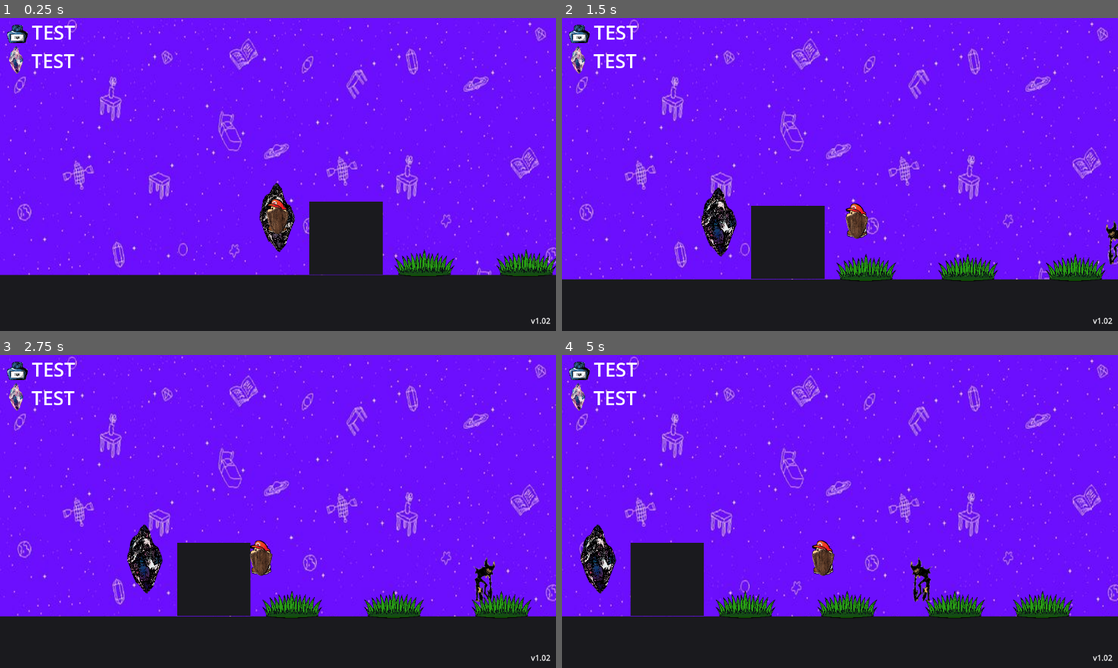
Above: before the commit, frames 1-4 (two rows, left to right).
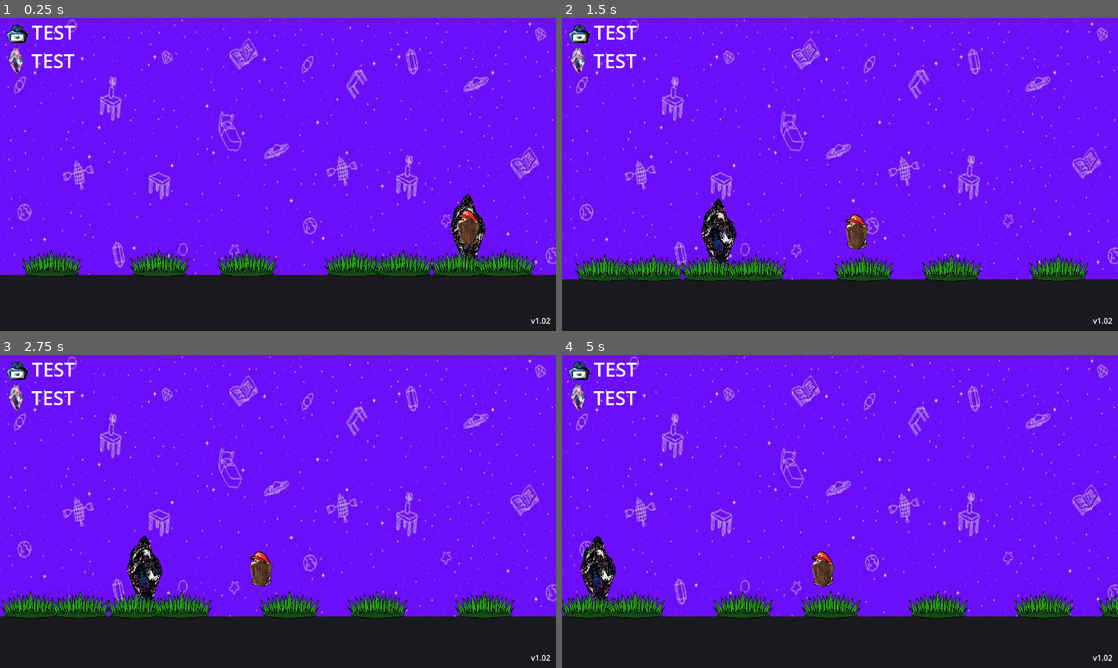
Above: after the commit, the same moments.

Repository: Jontaybr24/ShardsOfEikyo
Game: Godot game, scene res://Scenes/Levels/laborotory.tscn
The game is run twice, just before and just after one commit, with the same random seed, the same clock (stepped at 60 frames per second) and the same inputs. Sound files missing from this copy of the repository are replaced by a short silence.
Inputs:
- Up to frame 1 (0.25 s): no input
- Up to frame 2 (1.5 s): tap Enter (confirm) at 0.5 s; hold Shift (dash) 0.53-1.28 s; hold Right (right) from 0.53 s (still down); tap Space (jump) at 0.77, 0.8, 1.07, 1.35 s
- Up to frame 3 (2.75 s): tap Space (jump) at 1.52, 1.82, 2.3 s; tap Shift (dash) at 1.55 s; release Right (right) at 2.03 s; hold Left (left) from 2.03 s (still down); hold A (attack) from 2.03 s (still down)
- Up to frame 4 (5 s): release Left (left) at 2.78 s; release A (attack) at 2.78 s; hold Right (right) 2.78-4.28 s; tap D (block) at 2.85 s; tap Space (jump) at 3.02, 3.32, 3.77, 3.8, 4.07, 4.52, 4.82 s; tap Shift (dash) at 3.05, 4.55 s; hold C (channel_hold) 3.53-4.28 s; hold Left (left) from 4.28 s (still down); tap Enter (confirm) at 4.35 s

The runs differ from the first frame. In frame 1, 8.2% of the frame differs, in the area x 3-100%, y 52-83%; in frame 2, 8.2%; in frame 3, 8.3%, in the area x 0-96%, y 54-84%; in frame 4, 7.8%.
Error in both runs: Invalid access to property or key 'ELEMENTS' on a base object of type 'Nil'. (res://Scripts/naiko.gd:17)

Commit message:
fixed minor issues regarding movement changes

Diff:
--- a/Scenes/Levels/laborotory.tscn
+++ b/Scenes/Levels/laborotory.tscn
@@ -101,16 +101,16 @@
 
 [node name="Wave Manager" type="Node" parent="." unique_id=352595696 node_paths=PackedStringArray("default")]
 script = ExtResource("16_d4lni")
-default = NodePath("1")
+default = NodePath("Boss")
 
 [node name="1" parent="Wave Manager" unique_id=1056837958 instance=ExtResource("17_atgkg")]
 position = Vector2(-8, -21)
 
 [node name="Boss" parent="Wave Manager" unique_id=1145347499 instance=ExtResource("17_atgkg")]
-position = Vector2(14106, -2279)
+position = Vector2(5070, 2)
 
 [node name="Demon" parent="Wave Manager/Boss" unique_id=1051879583 instance=ExtResource("21_e66l6")]
-position = Vector2(843, 45)
+position = Vector2(1969, -98)
 
 [node name="Ground10" parent="Wave Manager" unique_id=1645827944 instance=ExtResource("14_7s8jf")]
 position = Vector2(16.000002, 211.00003)
@@ -235,6 +235,150 @@
 
 [node name="Grass12" parent="." unique_id=1627105289 instance=ExtResource("18_7c6lk")]
 position = Vector2(2585, 72)
+
+[node name="Grass13" parent="." unique_id=1089887428 instance=ExtResource("18_7c6lk")]
+position = Vector2(-2185.9998, 72)
+
+[node name="Grass14" parent="." unique_id=864863814 instance=ExtResource("18_7c6lk")]
+position = Vector2(-1974.9998, 72)
+
+[node name="Grass15" parent="." unique_id=695293257 instance=ExtResource("18_7c6lk")]
+position = Vector2(-1751.9998, 72)
+
+[node name="Grass16" parent="." unique_id=1940130860 instance=ExtResource("18_7c6lk")]
+position = Vector2(-1569.9998, 72)
+
+[node name="Grass17" parent="." unique_id=1459755603 instance=ExtResource("18_7c6lk")]
+position = Vector2(-1347.9998, 72)
+
+[node name="Grass18" parent="." unique_id=793005676 instance=ExtResource("18_7c6lk")]
+position = Vector2(-1128.9998, 72)
+
+[node name="Grass19" parent="." unique_id=310622054 instance=ExtResource("18_7c6lk")]
+position = Vector2(-953.9999, 72)
+
+[node name="Grass20" parent="." unique_id=324154421 instance=ExtResource("18_7c6lk")]
+position = Vector2(-742.9999, 72)
+
+[node name="Grass21" parent="." unique_id=235110911 instance=ExtResource("18_7c6lk")]
+position = Vector2(-519.9999, 72)
+
+[node name="Grass22" parent="." unique_id=134047153 instance=ExtResource("18_7c6lk")]
+position = Vector2(-337.99976, 72)
+
+[node name="Grass23" parent="." unique_id=694451518 instance=ExtResource("18_7c6lk")]
+position = Vector2(-115.999756, 72)
+
+[node name="Grass24" parent="." unique_id=791482332 instance=ExtResource("18_7c6lk")]
+position = Vector2(103.000244, 72)
+
+[node name="Grass25" parent="." unique_id=1985198946 instance=ExtResource("18_7c6lk")]
+position = Vector2(2762.9998, 72)
+
+[node name="Grass26" parent="." unique_id=1356811665 instance=ExtResource("18_7c6lk")]
+position = Vector2(2973.9998, 72)
+
+[node name="Grass27" parent="." unique_id=777686801 instance=ExtResource("18_7c6lk")]
+position = Vector2(3196.9998, 72)
+
+[node name="Grass28" parent="." unique_id=1587209969 instance=ExtResource("18_7c6lk")]
+position = Vector2(3378.9998, 72)
+
+[node name="Grass29" parent="." unique_id=428458516 instance=ExtResource("18_7c6lk")]
+position = Vector2(3600.9998, 72)
+
+[node name="Grass30" parent="." unique_id=402791419 instance=ExtResource("18_7c6lk")]
+position = Vector2(3819.9998, 72)
+
+[node name="Grass31" parent="." unique_id=1779218375 instance=ExtResource("18_7c6lk")]
+position = Vector2(3994.9995, 72)
+
+[node name="Grass32" parent="." unique_id=787935037 instance=ExtResource("18_7c6lk")]
+position = Vector2(4205.9995, 72)
+
+[node name="Grass33" parent="." unique_id=252978934 instance=ExtResource("18_7c6lk")]
+position = Vector2(4428.9995, 72)
+
+[node name="Grass34" parent="." unique_id=1265714609 instance=ExtResource("18_7c6lk")]
+position = Vector2(4611, 72)
+
+[node name="Grass35" parent="." unique_id=965543575 instance=ExtResource("18_7c6lk")]
+position = Vector2(4833, 72)
+
+[node name="Grass36" parent="." unique_id=1640611483 instance=ExtResource("18_7c6lk")]
+position = Vector2(5052, 72)
+
+[node name="Grass37" parent="." unique_id=1929260547 instance=ExtResource("18_7c6lk")]
+position = Vector2(4935, 72)
+
+[node name="Grass38" parent="." unique_id=1189463495 instance=ExtResource("18_7c6lk")]
+position = Vector2(5146, 72)
+
+[node name="Grass39" parent="." unique_id=1277147355 instance=ExtResource("18_7c6lk")]
+position = Vector2(5369, 72)
+
+[node name="Grass40" parent="." unique_id=1550650303 instance=ExtResource("18_7c6lk")]
+position = Vector2(5551, 72)
+
+[node name="Grass41" parent="." unique_id=1815515202 instance=ExtResource("18_7c6lk")]
+position = Vector2(5773, 72)
+
+[node name="Grass42" parent="." unique_id=169897503 instance=ExtResource("18_7c6lk")]
+position = Vector2(5992, 72)
+
+[node name="Grass43" parent="." unique_id=258663624 instance=ExtResource("18_7c6lk")]
+position = Vector2(6166.9995, 72)
+
+[node name="Grass44" parent="." unique_id=1972749395 instance=ExtResource("18_7c6lk")]
+position = Vector2(6377.9995, 72)
+
+[node name="Grass45" parent="." unique_id=947572245 instance=ExtResource("18_7c6lk")]
+position = Vector2(6600.9995, 72)
+
+[node name="Grass46" parent="." unique_id=1406439600 instance=ExtResource("18_7c6lk")]
+position = Vector2(6783, 72)
+
+[node name="Grass47" parent="." unique_id=897962607 instance=ExtResource("18_7c6lk")]
+position = Vector2(7005, 72)
+
+[node name="Grass48" parent="." unique_id=1242154770 instance=ExtResource("18_7c6lk")]
+position = Vector2(7224, 72)
+
+[node name="Grass49" parent="." unique_id=7703381 instance=ExtResource("18_7c6lk")]
+position = Vector2(7364, 72)
+
+[node name="Grass50" parent="." unique_id=801414497 instance=ExtResource("18_7c6lk")]
+position = Vector2(7575, 72)
+
+[node name="Grass51" parent="." unique_id=1709843369 instance=ExtResource("18_7c6lk")]
+position = Vector2(7798, 72)
+
+[node name="Grass52" parent="." unique_id=1809568193 instance=ExtResource("18_7c6lk")]
+position = Vector2(7980, 72)
+
+[node name="Grass53" parent="." unique_id=1297794802 instance=ExtResource("18_7c6lk")]
+position = Vector2(8202, 72)
+
+[node name="Grass54" parent="." unique_id=996016697 instance=ExtResource("18_7c6lk")]
+position = Vector2(8421, 72)
+
+[node name="Grass55" parent="." unique_id=882355355 instance=ExtResource("18_7c6lk")]
+position = Vector2(8595.999, 72)
+
+[node name="Grass56" parent="." unique_id=1682237591 instance=ExtResource("18_7c6lk")]
+position = Vector2(8806.999, 72)
+
+[node name="Grass57" parent="." unique_id=476600647 instance=ExtResource("18_7c6lk")]
+position = Vector2(9029.999, 72)
+
+[node name="Grass58" parent="." unique_id=1810709017 instance=ExtResource("18_7c6lk")]
+position = Vector2(9212, 72)
+
+[node name="Grass59" parent="." unique_id=1127118274 instance=ExtResource("18_7c6lk")]
+position = Vector2(9434, 72)
+
+[node name="Grass60" parent="." unique_id=2078627265 instance=ExtResource("18_7c6lk")]
+position = Vector2(9653, 72)
 
 [node name="Box" type="Sprite2D" parent="." unique_id=432150394]
 position = Vector2(133.94698, 21.499998)
--- a/Scripts/States/Player/PlayerInput.gd
+++ b/Scripts/States/Player/PlayerInput.gd
@@ -10,6 +10,10 @@
 	super.Enter()
 	if player and player.sprite:
 		player.sprite.play("Idle")
+
+func Exit():
+	player.boosting_jump = false
+	player.channeling = false
 
 func Update(delta: float):
 	if not player:
@@ -29,7 +33,7 @@
 		player.boosting_jump = false
 
 	player.dir = Input.get_axis("left", "right")
-	var speed = player.move_speed * (player.sprint_multiplier if Input.is_action_pressed("dash") else 1.0)
+	var speed = player.move_speed * (player.sprint_multiplier if Input.is_action_pressed("dash") and player.is_on_floor() else 1.0)
 	player.position.x += player.dir * speed * delta
 
 	if player.is_on_floor():
--- a/Scripts/naiko.gd
+++ b/Scripts/naiko.gd
@@ -115,7 +115,7 @@
 	"Shield": false,
 	"Dash": false,
 	"Dash_mult": 1,
-	"shards": 0,
+	"shards": 100,
 	"max_ink": max_ink
 }
 
@@ -186,7 +186,6 @@
 	if current_state == CONDITIONS.JUMPING and boost_timer > 0\
 	and Input.is_action_pressed("jump"):
 		boosting_jump = true
-		print(boost_timer)
 
 	if boost_timer < 0 or is_on_floor():
 		boosting_jump = false
